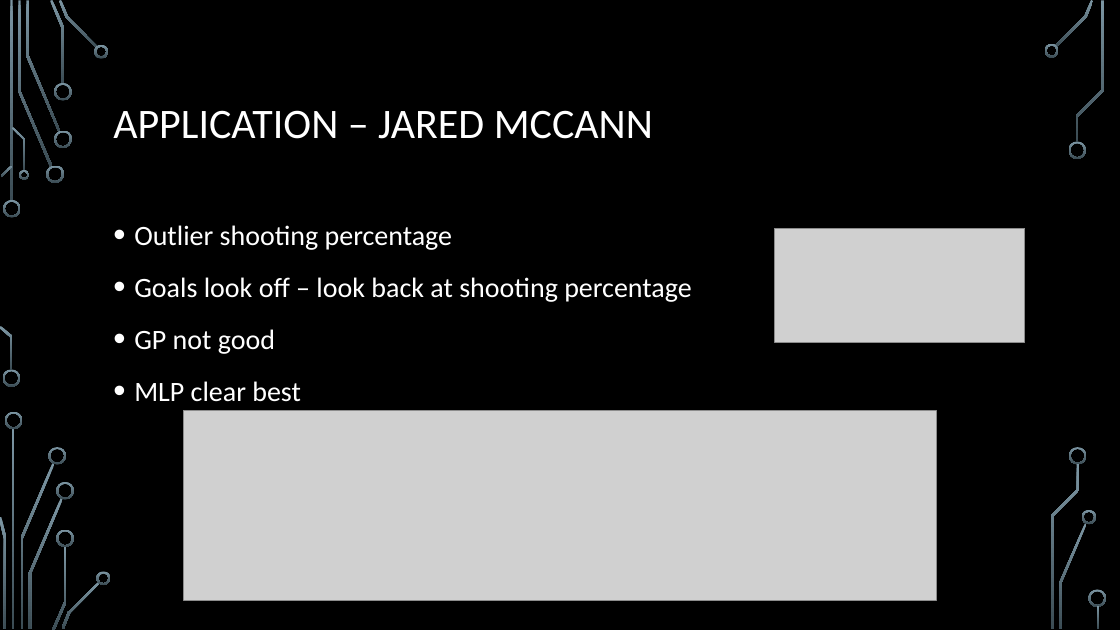
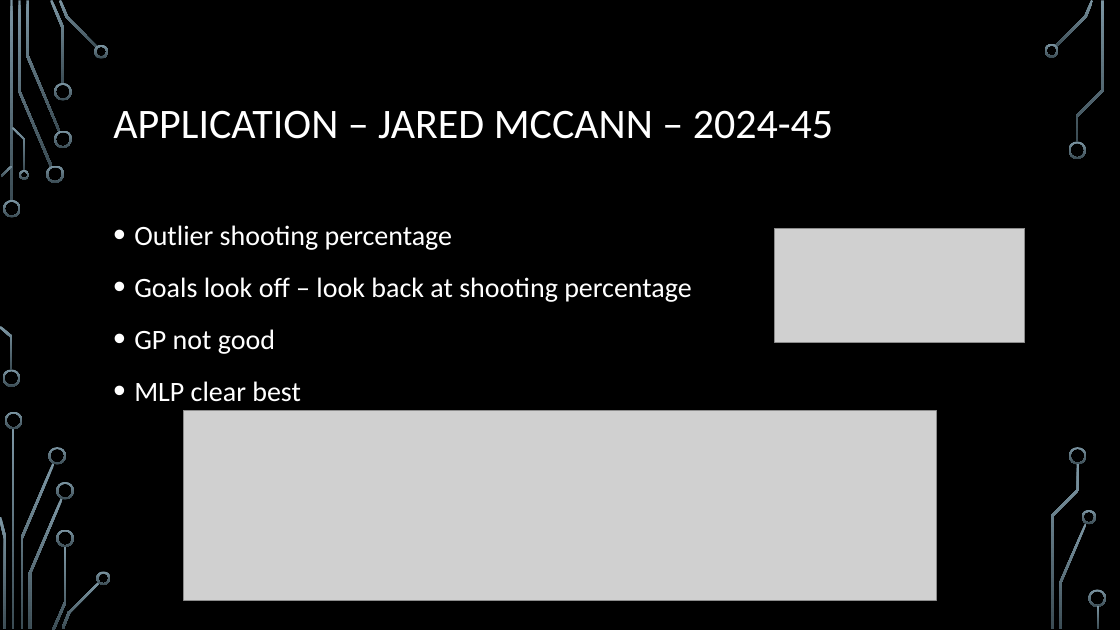
Before and after one commit to TreeLeef/nhl-performance-forecasting, a slide deck: slide 12 of Presentation.pptx. Drawn at 1120x630 pixels with LibreOffice and Linux fonts; fonts in the diff are those of the drawing; grey boxes stand for pictures; background and template pictures are left out. Boxes give left, top, right and bottom in pixels: in the first picture for what was removed or moved away, otherwise in the second. Text is boxed around its words. In the diff, an @@ line names an element or a change of style, - is before the commit and + after.

```diff
--- a/Presentation.pptx
+++ b/Presentation.pptx
@@ title at box(113, 110, 833, 139): text changed @@
-APPLICATION – JARED MCCANN
+APPLICATION – JARED MCCANN – 2024-45
```
Also in this commit, not shown: 6 other slides changed, 2 other files.
